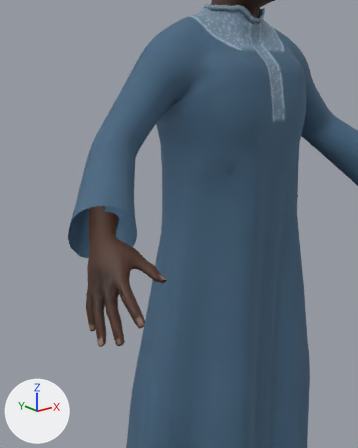
The glTF model game/public/customers/man_kaftan.glb: old version first, new version second.
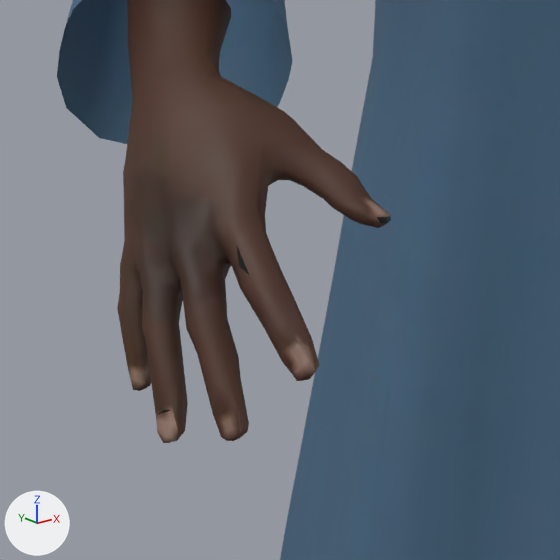
Old and new are each drawn from a 50 mm lens placed at (-0.883, -0.923, 1.351), pointed at (-0.407, -0.329, 1.114) and again close up on the part from 14% to 61% of the width and 48% to 85% of the height. Arrows for +X, +Y and +Z are at lower left; the lights stay in place. The last two pictures show the newer version. The close-ups show mesh edges as thin lines. Where no turn or scale is listed for an object, it has been applied to the vertices.

The first close-up shows 'man_kaftan_body'.
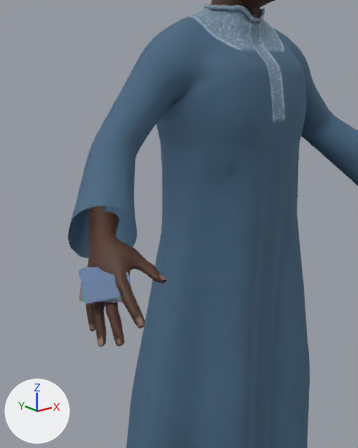
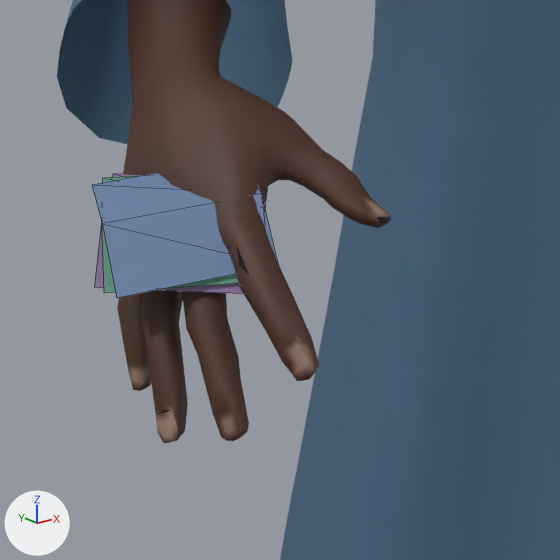
Changed parts and their boxes (x1, y1, x2, y2) in the close-ups (560 x 560 px):
'man_kaftan_notes', added
    after: (92, 173, 276, 298)
    faces in mat_notes_2 (blue #6c84a8): (92, 173, 276, 298)
    faces in mat_notes_1 (green #5f9a83): (102, 176, 238, 293)
    faces in mat_notes_0 (purple #8a6f9e): (94, 174, 243, 294)

What changed in the scene script:
```text
Add mat_notes_1:
    mat_notes_1 = principled_material('notes_1')
    mat_notes_1.base_color = (0.114, 0.323, 0.227)  # green #5f9a83
    mat_notes_1.roughness = 0.7
Add mat_notes_0:
    mat_notes_0 = principled_material('notes_0')
    mat_notes_0.base_color = (0.254, 0.159, 0.342)  # purple #8a6f9e
    mat_notes_0.roughness = 0.7
Add mat_notes_2:
    mat_notes_2 = principled_material('notes_2')
    mat_notes_2.base_color = (0.15, 0.231, 0.392)  # blue #6c84a8
    mat_notes_2.roughness = 0.7
Add me_man_kaftan_notes:
    me_man_kaftan_notes.from_pydata([(-0.0096, 0.0494, 0.0105), (0.0508, 0.0053, 0.0056), (0.0295, -0.0233, 0.0002), (-0.0309, 0.0208, 0.0051), (0.0137, -0.042, -0.0263), (-0.0467, 0.0022, -0.0214), (-0.0168, 0.0469, 0.0108), (0.0487, 0.0104, 0.0108), (0.0314, -0.0207, 0.0053), (-0.0342, 0.0157, 0.0053), (0.0196, -0.0419, -0.0214), (-0.0459, -0.0055, -0.0214), (-0.0245, 0.0432, 0.0105), (0.0453, 0.0162, 0.016), (0.0328, -0.0172, 0.0107), (-0.0369, 0.0098, 0.0051), (0.0258, -0.0407, -0.0158), (-0.0439, -0.0137, -0.0213)], [], [(0, 1, 2), (0, 2, 3), (3, 2, 4), (3, 4, 5), (6, 7, 8), (6, 8, 9), (9, 8, 10), (9, 10, 11), (12, 13, 14), (12, 14, 15), (15, 14, 16), (15, 16, 17)])
    for i in [*range(4, 8)]: me_man_kaftan_notes.polygons[i].material_index = 1
    for i in [*range(8, 12)]: me_man_kaftan_notes.polygons[i].material_index = 2
    me_man_kaftan_notes.materials.append(mat_notes_0)  # purple #8a6f9e
    me_man_kaftan_notes.materials.append(mat_notes_1)  # green #5f9a83
    me_man_kaftan_notes.materials.append(mat_notes_2)  # blue #6c84a8
Add ob_man_kaftan_notes:
    ob_man_kaftan_notes = bpy.data.objects.new('man_kaftan_notes', me_man_kaftan_notes)
    ob_man_kaftan_notes.location = (-0.5194, -0.2809, 1.0288)
```
